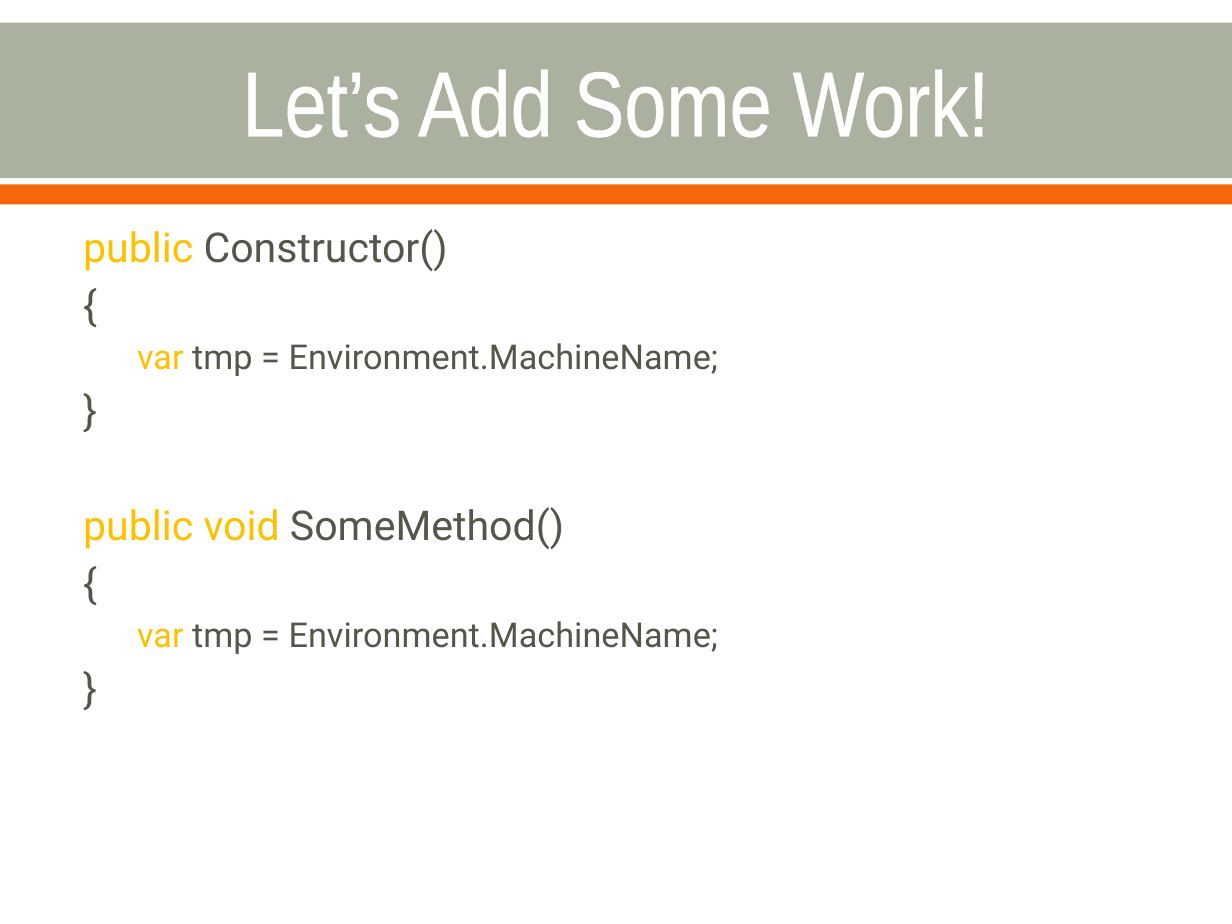
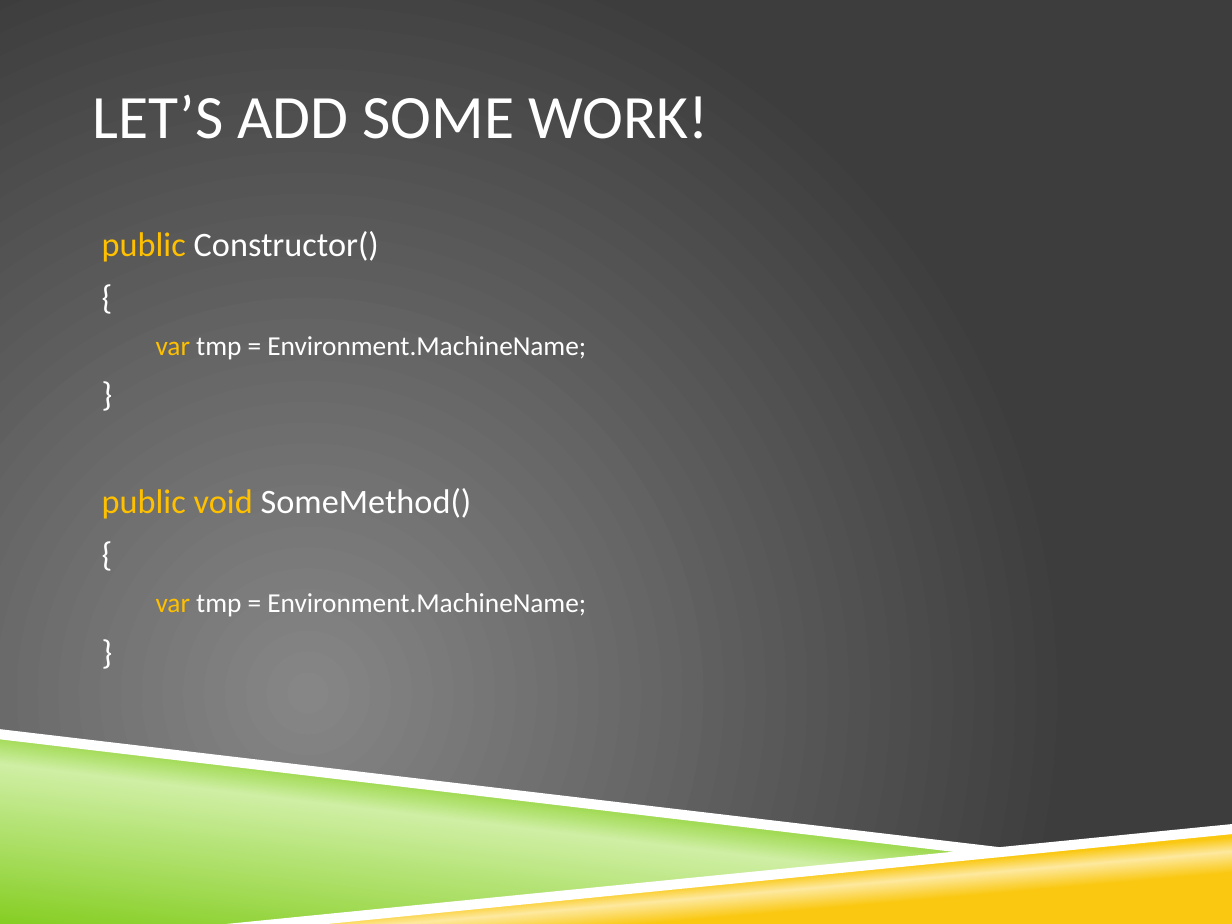
Before and after one commit to bling/AOPDemo, a slide deck: slide 14 of Aspect Oriented Programming.pptx. Drawn at 1232x924 pixels with LibreOffice and Linux fonts; fonts in the diff are those of the drawing; background and template pictures are left out. Boxes give left, top, right and bottom in pixels: in the first picture for what was removed or moved away, otherwise in the second. Text is boxed around its words. In the diff, an @@ line names an element or a change of style, - is before the commit and + after.

```diff
--- a/Aspect Oriented Programming.pptx
+++ b/Aspect Oriented Programming.pptx
@@ background #FFFFFF to picture (left out) @@
@@ rectangle removed at [0,22,1232,177] @@
@@ title at [92,95,708,139]: text changed; size 54 to 36 pt; font Arial Narrow to Calibri @@
-Let’s Add Some Work!
+LET’S ADD SOME WORK!
@@ rectangle removed at [0,185,1232,205] @@
@@ text "public Constructor()": place and size @@
-text "public Constructor()" at [83,229,719,654]
+text "public Constructor()" at [102,231,586,617]
@@ text "public Constructor()" at [102,231,586,617]: size 24 to 20 pt in "public Constructor()", "{", "}", "public void SomeMethod()" and 2 more places; font Roboto to Calibri; text colour #55554A to #FFFFFF in "Constructor()", "{", "tmp = Environment.MachineName;", "}" and 4 more places; size 20 to 16 pt in "var tmp = Environment.MachineName;", "var tmp = Environment.MachineName;"; more space between paragraphs @@
@@ freeform shape added at [0,736,976,924], fill gradient #86CE24 to #CFEFA4 @@
@@ freeform shape added at [0,729,1025,854], fill #FFFFFF @@
@@ freeform shape added at [227,824,1232,924], fill #FFFFFF @@
@@ freeform shape added at [244,828,1232,924], fill gradient #FAC810 to #FDE99F @@
```
Also in this commit, not shown: 29 other slides changed, 1 slide removed, 11 other files.
